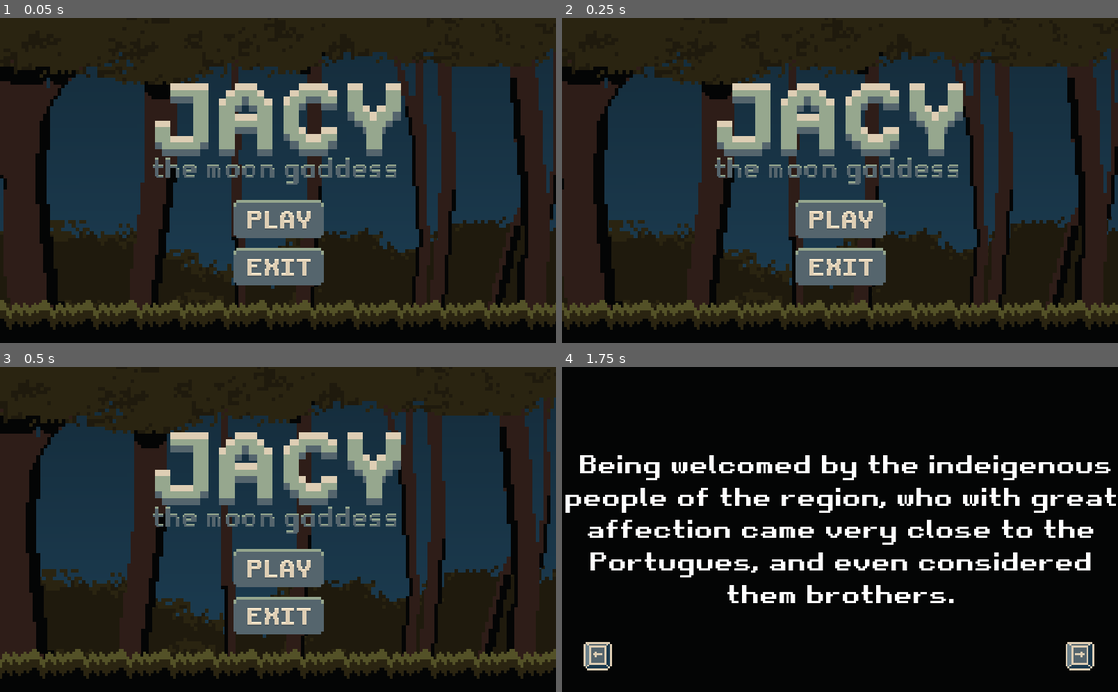
Above: before the commit, frames 1-4 (two rows, left to right).
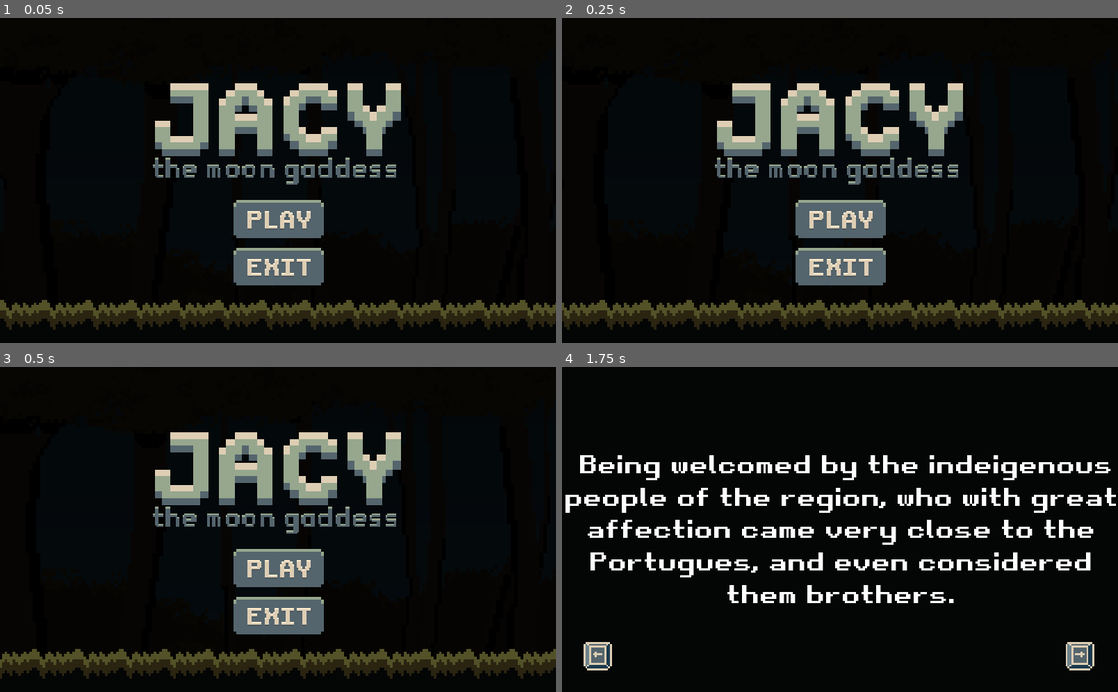
Above: after the commit, the same moments.

Repository: JefersonSilvaBr/JACY--the-moon-goddess
Game: Godot game, scene res://Scenes/Menu.tscn
The game is run twice, just before and just after one commit, with the same random seed, the same clock (stepped at 60 frames per second) and the same inputs.
Inputs (mouse positions are in pixels of both pictures, inside the frame that each line leads up to):
- Up to frame 1 (0.05 s): no input
- Up to frame 2 (0.25 s): no input
- Up to frame 3 (0.5 s): no input
- Up to frame 4 (1.75 s): click (840, 568) at 0.5 s; tap Enter at 1.25 s; hold D (ui_right) from 1.28 s (still down)

The runs differ from the first frame. In frame 1, 73% of the frame differs, in the area x 0-100%, y 0-90%; in frame 2, 73%; in frame 3, 73%; in frame 4, nothing differs.

Commit message:
Adding light
I added light to the game

Diff:
--- a/JACY/Scenes/Fase1.tscn
+++ b/JACY/Scenes/Fase1.tscn
@@ -1,9 +1,10 @@
-[gd_scene load_steps=11 format=2]
+[gd_scene load_steps=13 format=2]
 
 [ext_resource path="res://Scenes/TileMap.tscn" type="PackedScene" id=1]
 [ext_resource path="res://Scenes/Player.tscn" type="PackedScene" id=2]
 [ext_resource path="res://Scenes/spike.tscn" type="PackedScene" id=3]
 [ext_resource path="res://Scenes/ParallaxBackground.tscn" type="PackedScene" id=4]
+[ext_resource path="res://Scenes/mask.tscn" type="PackedScene" id=5]
 [ext_resource path="res://Scenes/bonfire.tscn" type="PackedScene" id=7]
 [ext_resource path="res://Scenes/Enemy.tscn" type="PackedScene" id=8]
 [ext_resource path="res://Scenes/protected.tscn" type="PackedScene" id=9]
@@ -11,10 +12,16 @@
 [ext_resource path="res://Scenes/key.tscn" type="PackedScene" id=11]
 [ext_resource path="res://Scenes/door.tscn" type="PackedScene" id=12]
 
+[sub_resource type="Environment" id=1]
+background_mode = 4
+glow_enabled = true
+glow_hdr_threshold = 1.5
+glow_high_quality = true
+
 [node name="Fase1" type="Node2D"]
 
 [node name="Player" parent="." instance=ExtResource( 2 )]
-position = Vector2( 80, 176 )
+position = Vector2( 16, 179 )
 
 [node name="door" parent="." instance=ExtResource( 12 )]
 position = Vector2( 22, -28 )
@@ -259,6 +266,11 @@
 [node name="key4" parent="CanvasLayer/HBoxContainer/Holder/base-full" index="9"]
 visible = false
 
+[node name="mask" parent="." instance=ExtResource( 5 )]
+
+[node name="Environment" type="WorldEnvironment" parent="."]
+environment = SubResource( 1 )
+
 [editable path="door"]
 [editable path="enemies/Enemy8"]
 [editable path="CanvasLayer"]
--- /dev/null
+++ b/JACY/Scenes/Light.tscn
@@ -0,0 +1,7 @@
+[gd_scene load_steps=2 format=2]
+
+[ext_resource path="res://Images/light.png" type="Texture" id=1]
+
+[node name="Light" type="Light2D"]
+texture = ExtResource( 1 )
+color = Color( 0.870588, 0.807843, 0.705882, 1 )
--- a/JACY/Scenes/ParallaxBackground.tscn
+++ b/JACY/Scenes/ParallaxBackground.tscn
@@ -1,8 +1,9 @@
-[gd_scene load_steps=4 format=2]
+[gd_scene load_steps=5 format=2]
 
 [ext_resource path="res://Images/sky-paralax.png" type="Texture" id=1]
 [ext_resource path="res://Images/arbusto-paralax.png" type="Texture" id=2]
 [ext_resource path="res://Images/trees-paralax.png" type="Texture" id=3]
+[ext_resource path="res://Scenes/mask.tscn" type="PackedScene" id=4]
 
 [node name="ParallaxBackground" type="ParallaxBackground"]
 scroll_offset = Vector2( 200, 0 )
@@ -47,3 +48,5 @@
 scale = Vector2( 2, 2 )
 texture = ExtResource( 3 )
 centered = false
+
+[node name="mask" parent="." instance=ExtResource( 4 )]
--- a/JACY/Scenes/Player.tscn
+++ b/JACY/Scenes/Player.tscn
@@ -1,7 +1,8 @@
-[gd_scene load_steps=25 format=2]
+[gd_scene load_steps=26 format=2]
 
 [ext_resource path="res://Images/jace-Sheet.png" type="Texture" id=1]
 [ext_resource path="res://Scripts/Player.gd" type="Script" id=2]
+[ext_resource path="res://Scenes/Light.tscn" type="PackedScene" id=3]
 
 [sub_resource type="RectangleShape2D" id=6]
 extents = Vector2( 8, 13 )
@@ -127,6 +128,9 @@
 collision_layer = 2
 script = ExtResource( 2 )
 
+[node name="Light" parent="." instance=ExtResource( 3 )]
+energy = 1.3
+
 [node name="CollisionShape2D" type="CollisionShape2D" parent="."]
 position = Vector2( 0, 3 )
 shape = SubResource( 6 )
@@ -134,7 +138,7 @@
 [node name="Animation" type="AnimatedSprite" parent="."]
 frames = SubResource( 5 )
 animation = "idle"
-frame = 7
+frame = 6
 playing = true
 
 [node name="Camera2D" type="Camera2D" parent="."]
--- a/JACY/Scenes/bonfire.tscn
+++ b/JACY/Scenes/bonfire.tscn
@@ -1,7 +1,8 @@
-[gd_scene load_steps=9 format=2]
+[gd_scene load_steps=10 format=2]
 
 [ext_resource path="res://Scripts/bonfire.gd" type="Script" id=1]
 [ext_resource path="res://Images/itens-Sheet.png" type="Texture" id=2]
+[ext_resource path="res://Scenes/Light.tscn" type="PackedScene" id=3]
 
 [sub_resource type="AtlasTexture" id=1]
 atlas = ExtResource( 2 )
@@ -49,4 +50,10 @@
 position = Vector2( 0.5, 4.5 )
 shape = SubResource( 6 )
 
+[node name="Light" parent="." instance=ExtResource( 3 )]
+position = Vector2( -0.5, 0.999977 )
+scale = Vector2( 4.94141, 5.50781 )
+texture_scale = 0.1
+energy = 0.7
+
 [connection signal="body_entered" from="." to="." method="_on_bonfire_body_entered"]
--- /dev/null
+++ b/JACY/Scenes/mask.tscn
@@ -0,0 +1,4 @@
+[gd_scene format=2]
+
+[node name="mask" type="CanvasModulate"]
+color = Color( 0.171875, 0.171875, 0.171875, 1 )
Binary file added: JACY/Images/light.png
Not shown, added: JACY/Images/light.png.import
